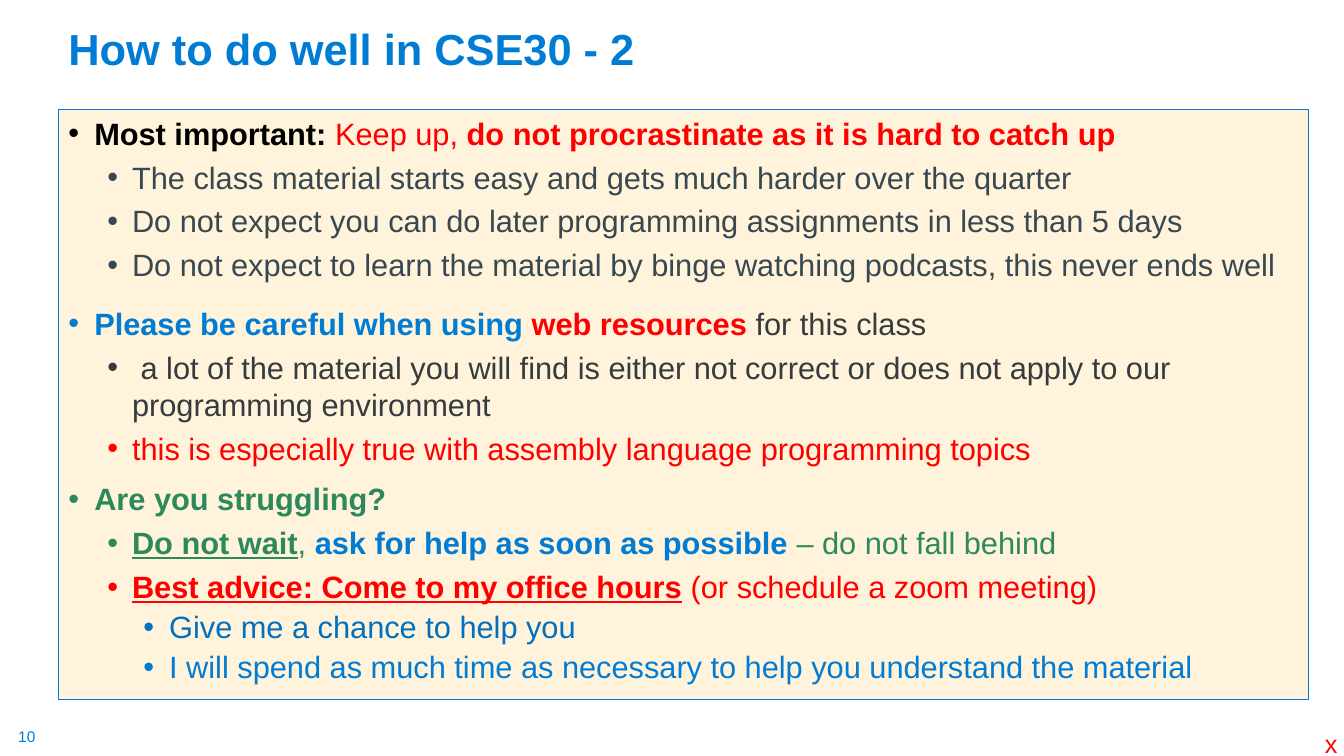
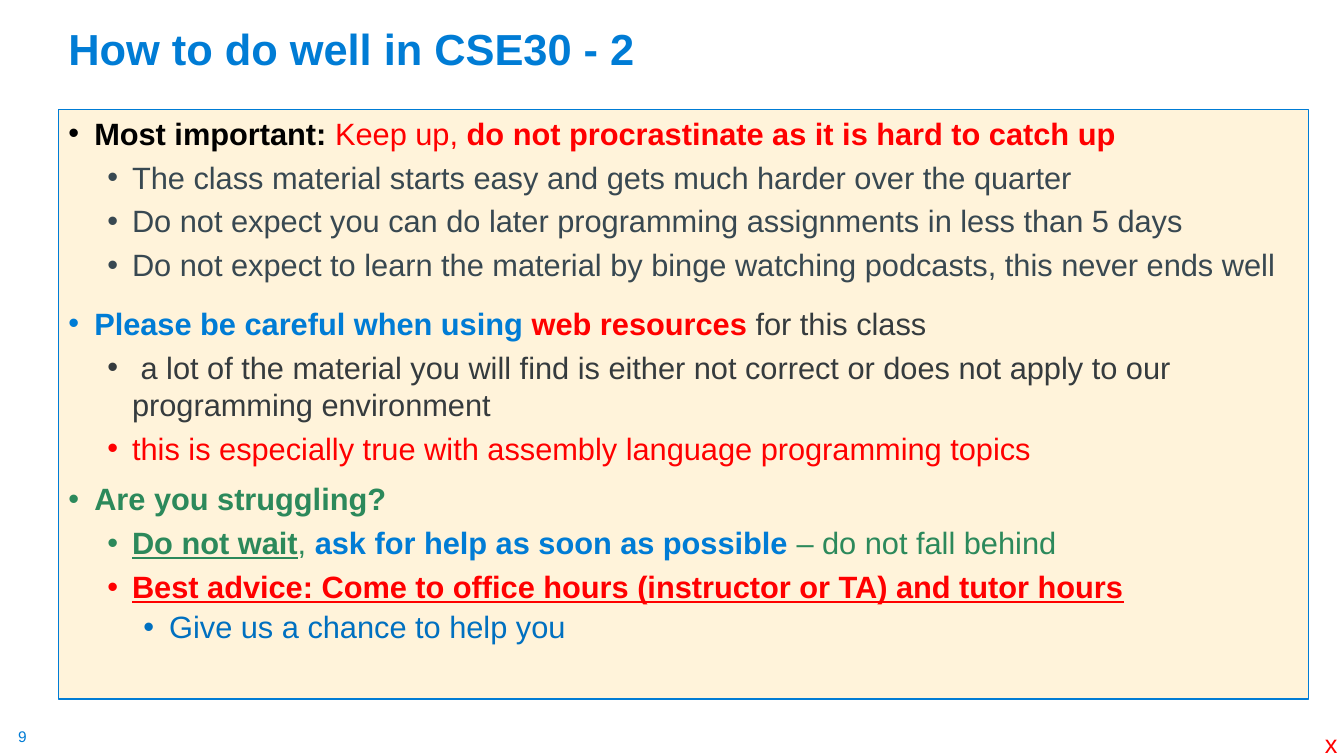
Before and after one commit to cse30-sp24/Cao-slides, a slide deck: slide 9 of 01-C-Part1.pptx (slide 10 before the commit). Drawn at 1344x756 pixels with LibreOffice and Linux fonts; fonts in the diff are those of the drawing. Boxes give left, top, right and bottom in pixels: in the first picture for what was removed or moved away, otherwise in the second. Text is boxed around its words. In the diff, an @@ line names an element or a change of style, - is before the commit and + after.

```diff
--- a/01-C-Part1.pptx
+++ b/01-C-Part1.pptx
@@ text "Most important: Keep up, do ..." at (58, 109, 1309, 699): fill #FFF4DB to #FFF3DA @@
@@ text at (132, 575, 1123, 644): text changed; text colour #007CD5 to #FF0000; bold on @@
-  • Best advice: Come to my office hours (or schedule a zoom meeting)
-    • Give me a chance to help you
-    • I will spend as much time as necessary to help you understand the material
+  • Best advice: Come to office hours (instructor or TA) and tutor hours
+    • Give us a chance to help you
@@ page number at (18, 731, 27, 742): text changed @@
-10
+9
```
Also in this commit, not shown: 94 other slides changed, 1 slide added, 2 slides removed.
